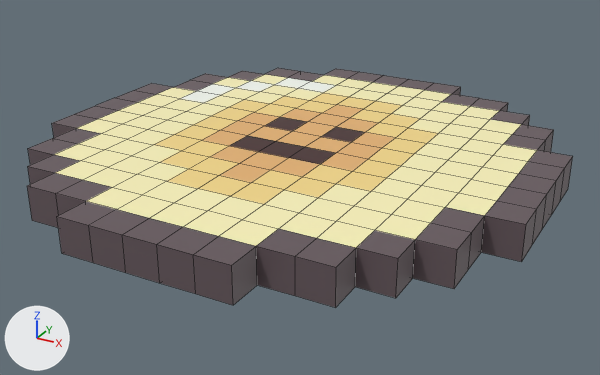
The OBJ model nummus-game/assets/3d/coin_base.obj, before and after one commit.
The view is the same before and after, from a 50 mm lens placed at (11.33, -20.52, 9.18), pointed at (0.23, -0.33, -0.92). Arrows for +X, +Y and +Z are at lower left; the lights stay in place. Mesh edges are drawn as thin lines. Where no turn or scale is listed for an object, it has been applied to the vertices.

The first picture shows 'coin_base'.
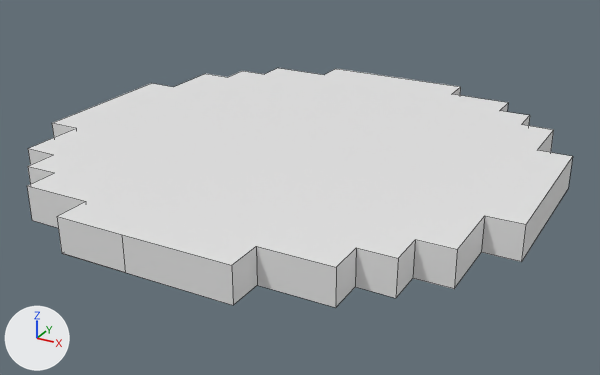
Edits to the bpy script that builds the scene:
```text
Change me_coin_base:
    used by ob_coin_base; location = (0.0, 0.0, 0.0)
    remove me_coin_base.from_pydata(...)  # 416 vertices, 414 faces; spans x -7.5..7.5, y -7.5..7.5, z -0.5..0.5
    remove me_coin_base.materials.append(mat_pixel_art_ffee83ff_001)  # beige #fff7be
    remove me_coin_base.materials.append(mat_pixel_art_f0b541ff_001)  # yellow #f8db8a
    remove me_coin_base.materials.append(mat_pixel_art_cf752bff_001)  # orange #e9b472
    remove me_coin_base.materials.append(mat_pixel_art_0e0404ff)  # brown #422222
    remove me_coin_base.materials.append(mat_pixel_art_f5ffe8ff)  # white #fbfff5
    add me_coin_base.from_pydata(...)  # 78 vertices, 40 faces; spans x -7.5..7.5, y -7.5..7.5, z -0.5..0.5
    me_coin_base part 1: 338 vertices removed from x -7.5..7.5, y -7.5..7.5, z -0.5..0.5
    me_coin_base part 2: 24 faces spanning x -7.5..7.5, y -7.5..7.5, z -0.5..0.5 switch from mat_pixel_art_21181bff_001 (dark grey #65565c) to no material
```

Pixel boxes (x1, y1, x2, y2) of what changed, in the pictures (600 x 375 px):
part 1 of me_coin_base, deleted: before (27, 68, 573, 308)
part 2 of me_coin_base, recoloured: (28, 87, 530, 306) in both
